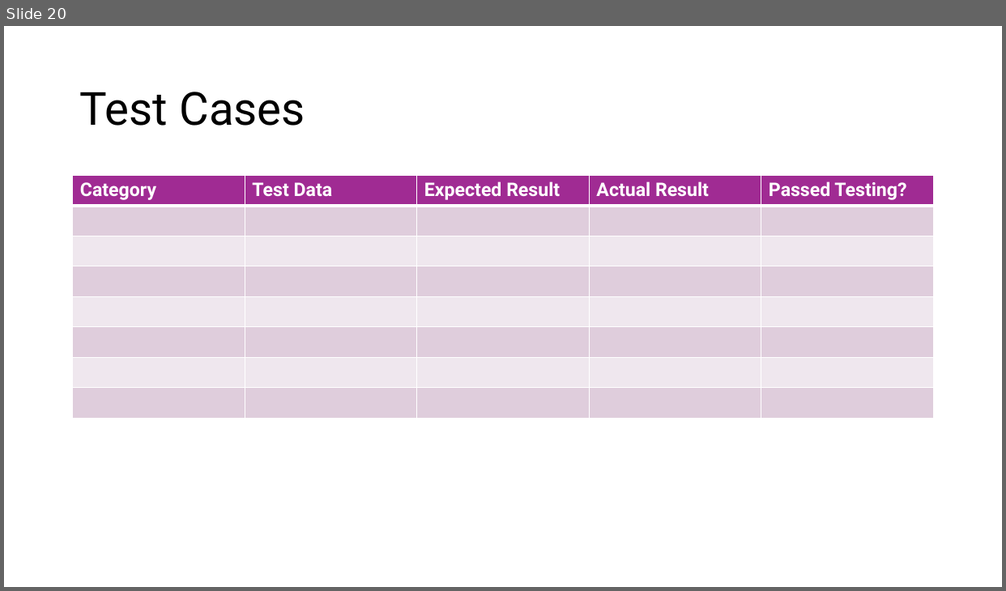
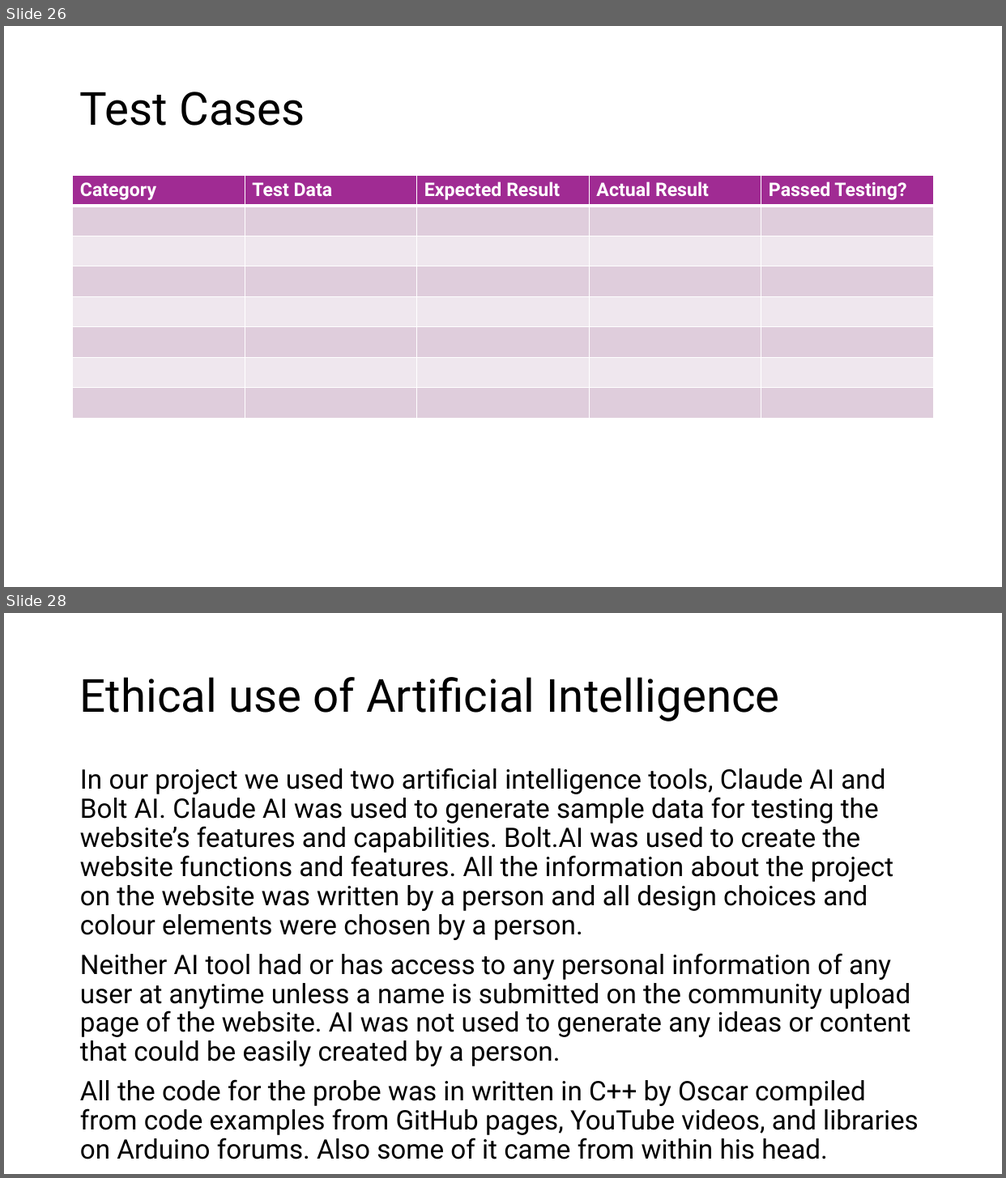
Before and after one commit to theneofan/SWQS_Version_Control, a slide deck: PowerPoint/SWQSPowerpoint.pptx. Shown one above the other, each under a label of ours: slide 20 before the commit, slides 26 and 28 after it; the slides between them are not shown. The pictures are 1006x591 and 1006x1178 pixels, drawn with LibreOffice and Linux fonts; fonts in the diff are those of the drawing. Boxes give left, top, right and bottom in pixels: in the first picture for what was removed or moved away, otherwise in the second. Text is boxed around its words. In the diff, an @@ line names an element or a change of style, - is before the commit and + after.

```diff
--- a/PowerPoint/SWQSPowerpoint.pptx
+++ b/PowerPoint/SWQSPowerpoint.pptx
@@ slide 28 added at box(4, 613, 1002, 1174), background #FFFFFF @@
@@ title added at box(80, 677, 780, 722), 44 pt, text #000000 @@
+Ethical use of Artificial Intelligence
@@ text added at box(80, 768, 918, 1160), 25.9 pt, text #000000 @@
+In our project we used two artificial intelligence tools, Claude AI and Bolt AI. Claude AI was used to generate sample data for testing the website’s features and capabilities. Bolt.AI was used to create the website functions and features. All the information about the project on the website was written by a person and all design choices and colour elements were chosen by a person.
+Neither AI tool had or has access to any personal information of any user at anytime unless a name is submitted on the community upload page of the website. AI was not used to generate any ideas or content that could be easily created by a person.
+All the code for the probe was in written in C++ by Oscar compiled from code examples from GitHub pages, YouTube videos, and libraries on Arduino forums. Also some of it came from within his head.
@@ what was slide 20 is now slide 26 @@
```
Also in this commit, not shown: 10 other slides added.
